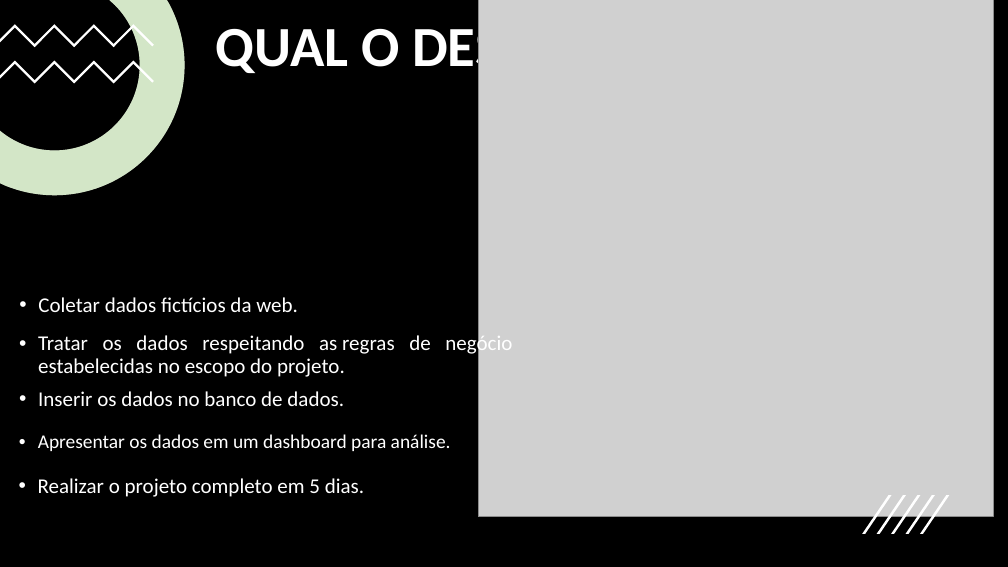
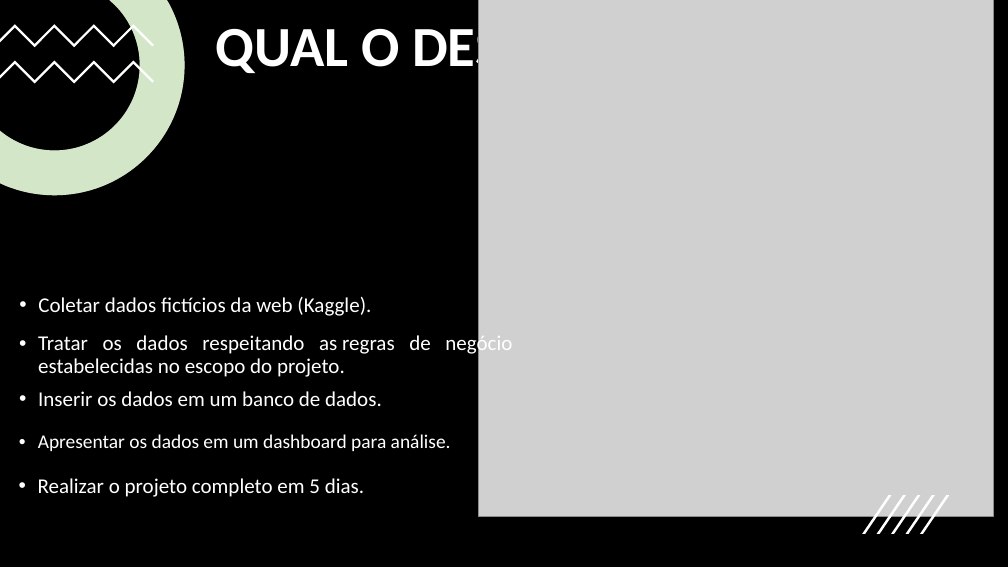
Before and after one commit to pablo-sa-souza/PitchCompasso, a slide deck: slide 4 of Pag apresentação.pptx. Drawn at 1008x567 pixels with LibreOffice and Linux fonts; fonts in the diff are those of the drawing; grey boxes stand for pictures. Boxes give left, top, right and bottom in pixels: in the first picture for what was removed or moved away, otherwise in the second. Text is boxed around its words. In the diff, an @@ line names an element or a change of style, - is before the commit and + after.

```diff
--- a/Pag apresentação.pptx
+++ b/Pag apresentação.pptx
@@ text at (38,297,371,316): text changed @@
-• Coletar dados fictícios da web.
+• Coletar dados fictícios da web (Kaggle).
@@ text at (38,391,382,406): text changed @@
-• Inserir os dados no banco de dados.
+• Inserir os dados em um banco de dados.
```
Also in this commit, not shown: 6 other slides changed, 1 other file.
